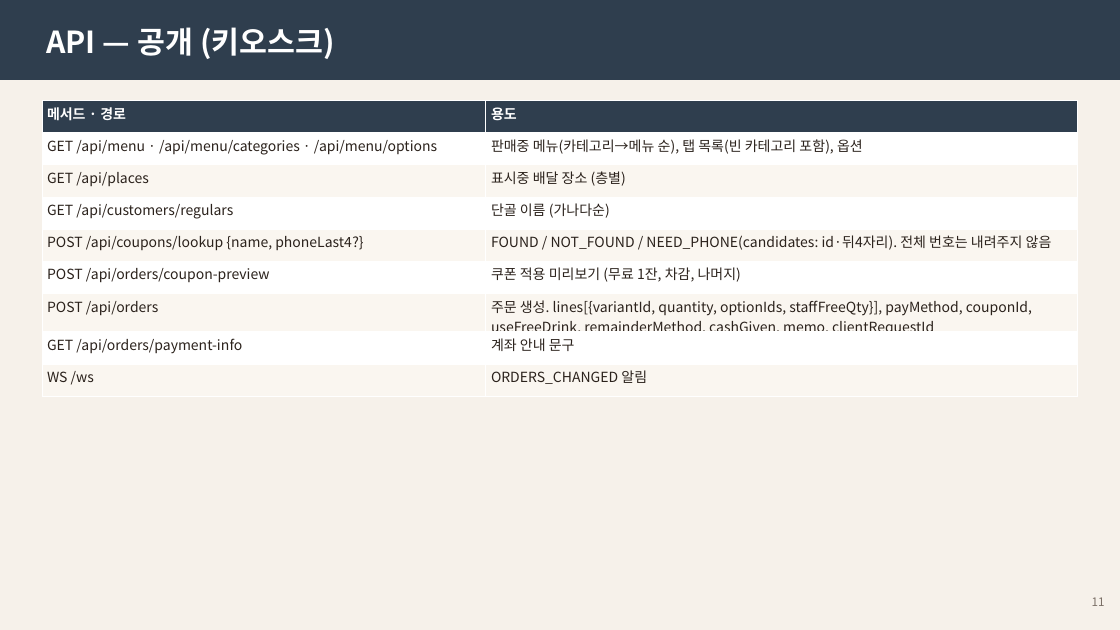
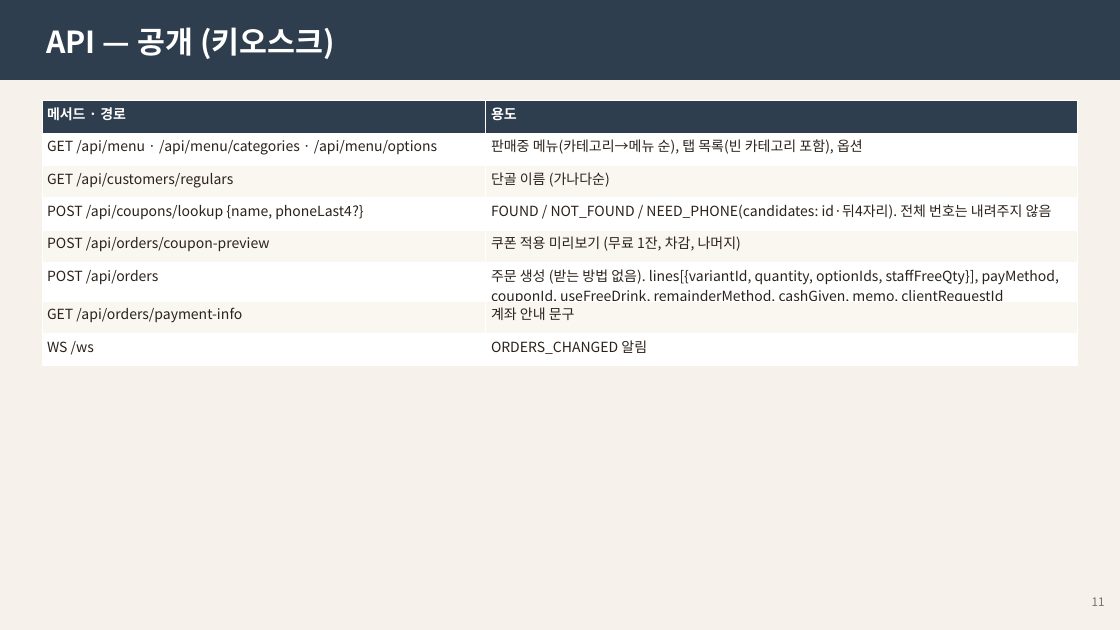
Before and after one commit to Danjjinbibbang/shine_kiosk, a slide deck: slide 11 of docs/manual/열린카페-운영자매뉴얼.pptx. Drawn at 1120x630 pixels with LibreOffice and Linux fonts; fonts in the diff are those of the drawing. Boxes give left, top, right and bottom in pixels: in the first picture for what was removed or moved away, otherwise in the second. Text is boxed around its words. In the diff, an @@ line names an element or a change of style, - is before the commit and + after.

```diff
--- a/docs/manual/열린카페-운영자매뉴얼.pptx
+++ b/docs/manual/열린카페-운영자매뉴얼.pptx
@@ table at [42, 101, 1079, 360] @@
-row 3: GET /api/places | 표시중 배달 장소 (층별)
-row 6, column 2: 주문 생성. lines[{variantId, quantity, optionIds, staffFreeQty}], payMethod, couponId, useFreeDrink, remainderMethod, cashGiven, memo, clientRequestId
+row 6, column 2: 주문 생성 (받는 방법 없음). lines[{variantId, quantity, optionIds, staffFreeQty}], payMethod, couponId, useFreeDrink, remainderMethod, cashGiven, memo, clientRequestId
```
Also in this commit, not shown: 7 other slides changed, 43 other files.
